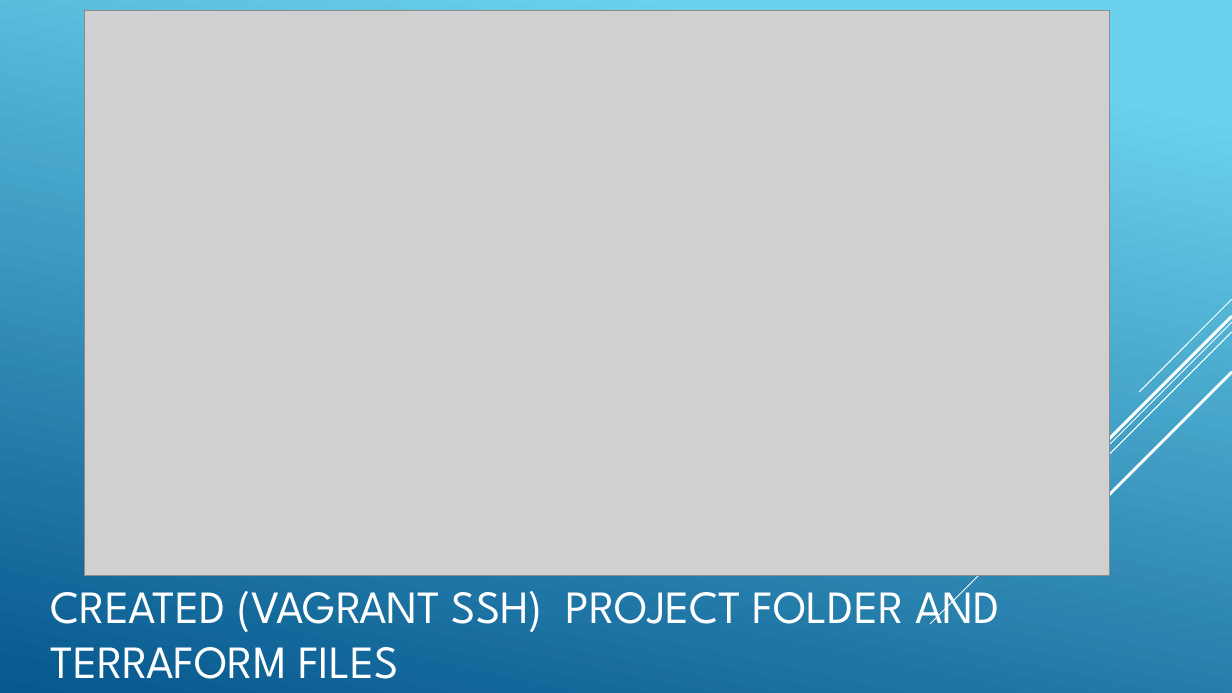
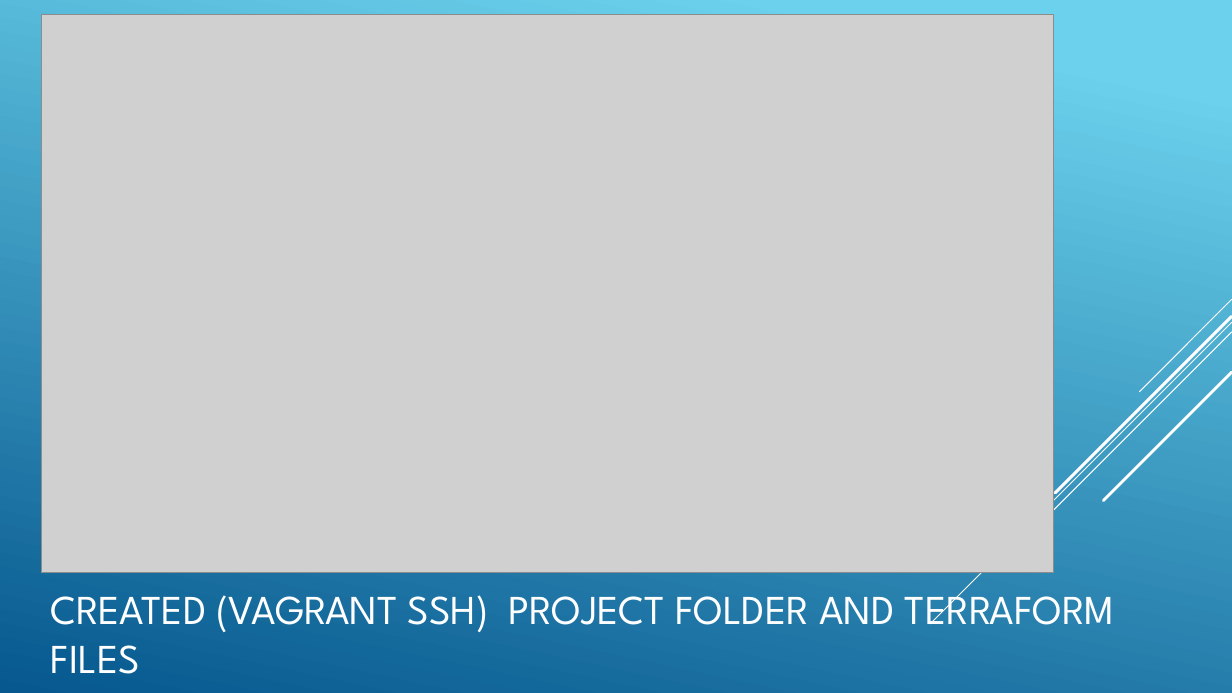
Before and after one commit to MarchenkoOlexandr/DevOps_online_Vinnitsja_2021Q4, a slide deck: slide 6 of m1/task13.1/DEPLOY TELEGRAMM BOT.pptx (slide 5 before the commit). Drawn at 1232x693 pixels with LibreOffice and Linux fonts; fonts in the diff are those of the drawing; grey boxes stand for pictures. Boxes give left, top, right and bottom in pixels: in the first picture for what was removed or moved away, otherwise in the second. Text is boxed around its words. In the diff, an @@ line names an element or a change of style, - is before the commit and + after.

```diff
--- a/m1/task13.1/DEPLOY TELEGRAMM BOT.pptx
+++ b/m1/task13.1/DEPLOY TELEGRAMM BOT.pptx
@@ picture: place and size @@
-picture at (84,10,1110,576)
+picture at (42,15,1055,573)
@@ title "CREATED (VAGRANT SSH) PROJECT FOLDER ..." at (50,583,1115,674): size 36 to 32 pt @@
```
Also in this commit, not shown: 9 other slides changed, 2 slides added, 13 other files.
